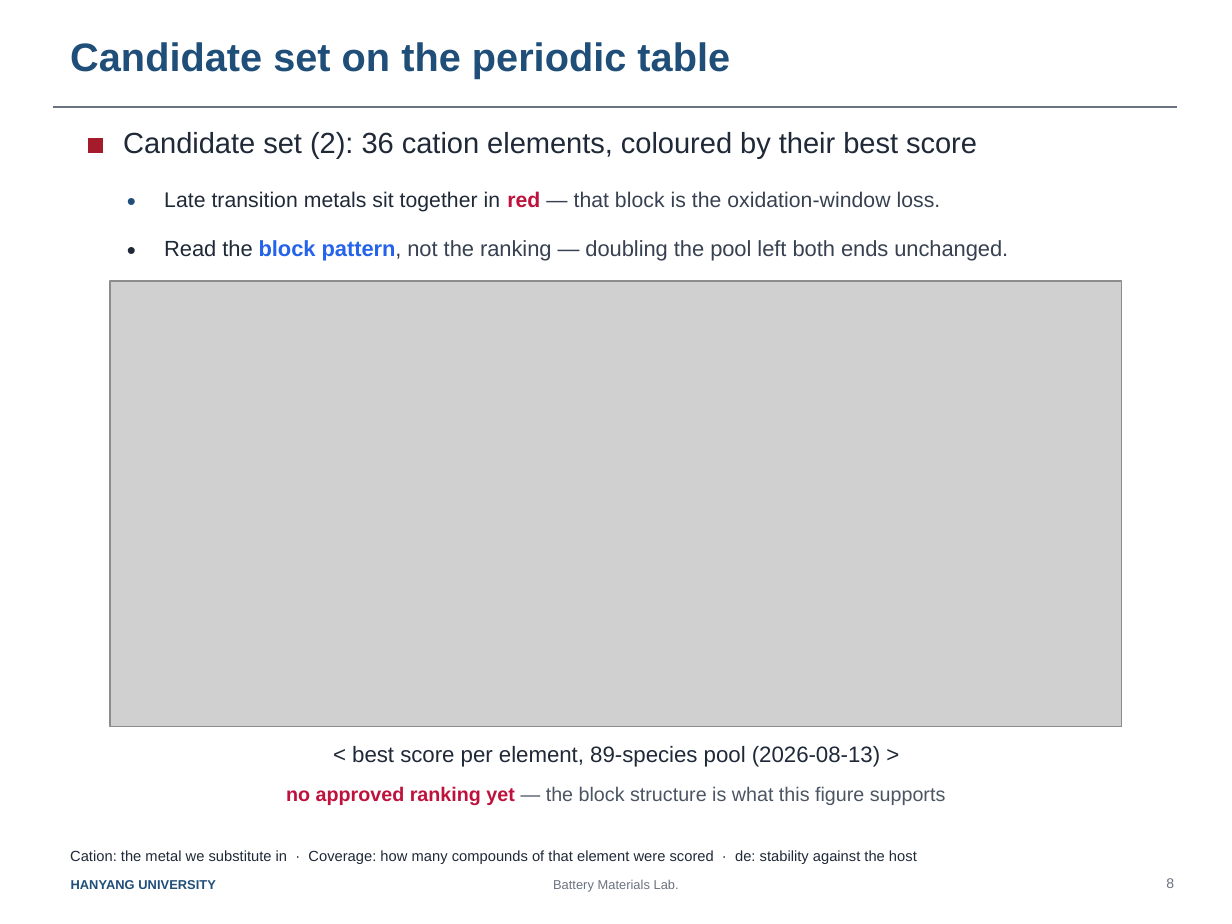
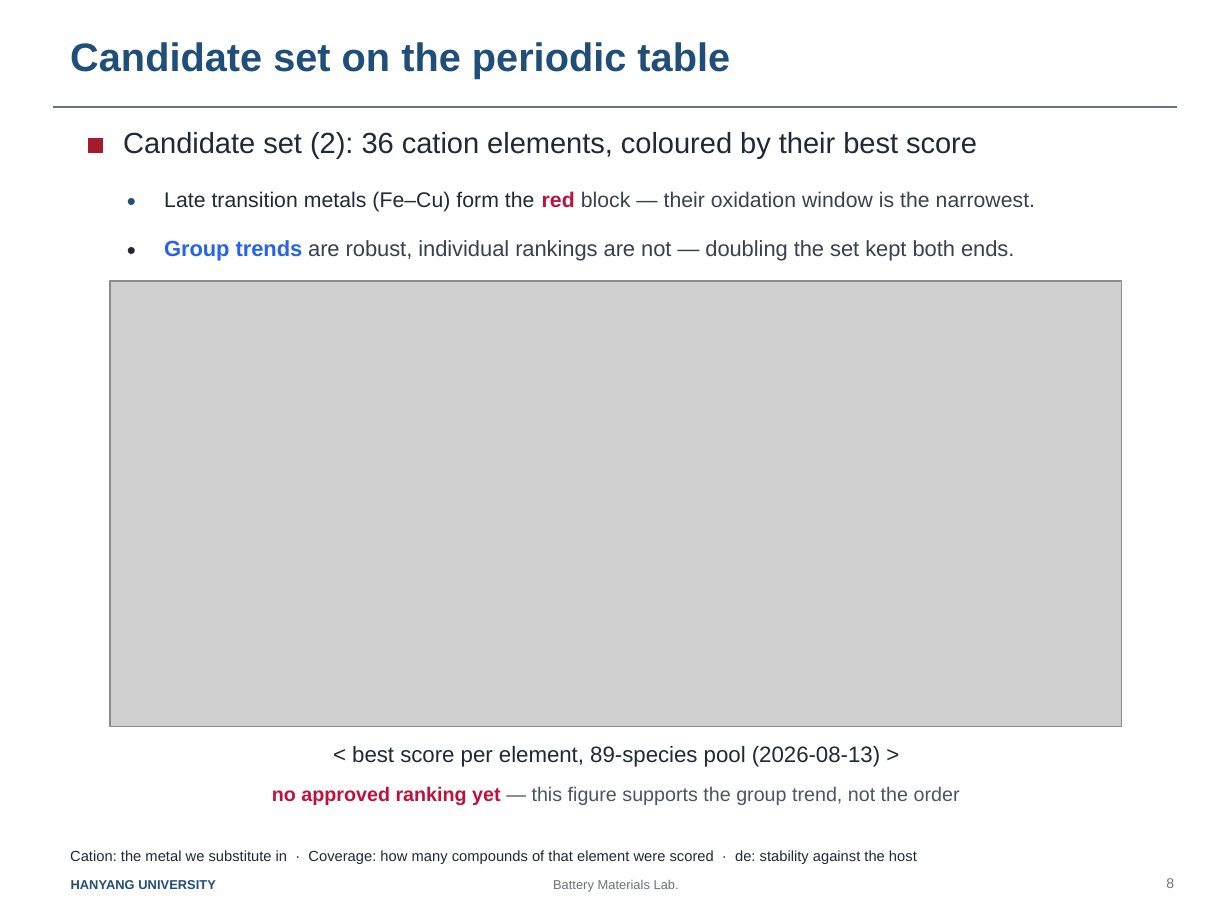
Before and after one commit to yonghoon7153-source/Yonghoon-DEM-DFT, a slide deck: slide 1 of docs/Slide08_periodic_table.pptx. Drawn at 1232x924 pixels with LibreOffice and Linux fonts; fonts in the diff are those of the drawing; grey boxes stand for pictures. Boxes give left, top, right and bottom in pixels: in the first picture for what was removed or moved away, otherwise in the second. Text is boxed around its words. In the diff, an @@ line names an element or a change of style, - is before the commit and + after.

```diff
--- a/docs/Slide08_periodic_table.pptx
+++ b/docs/Slide08_periodic_table.pptx
@@ text at <box>164,191,1035,212</box>: text changed @@
-Late transition metals sit together in red — that block is the oxidation-window loss.
+Late transition metals (Fe–Cu) form the red block — their oxidation window is the narrowest.
@@ text at <box>164,240,1014,261</box>: text changed @@
-Read the block pattern, not the ranking — doubling the pool left both ends unchanged.
+Group trends are robust, individual rankings are not — doubling the set kept both ends.
@@ text at <box>272,786,960,805</box>: text changed @@
-no approved ranking yet — the block structure is what this figure supports
+no approved ranking yet — this figure supports the group trend, not the order
```
Also in this commit, not shown: 5 other files.
